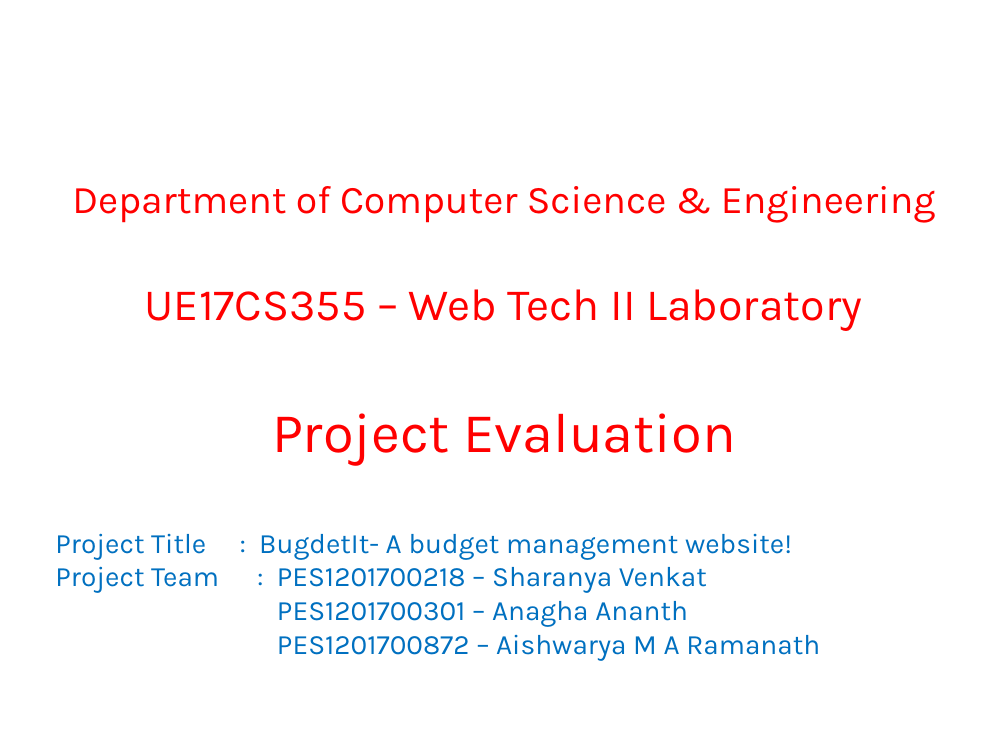
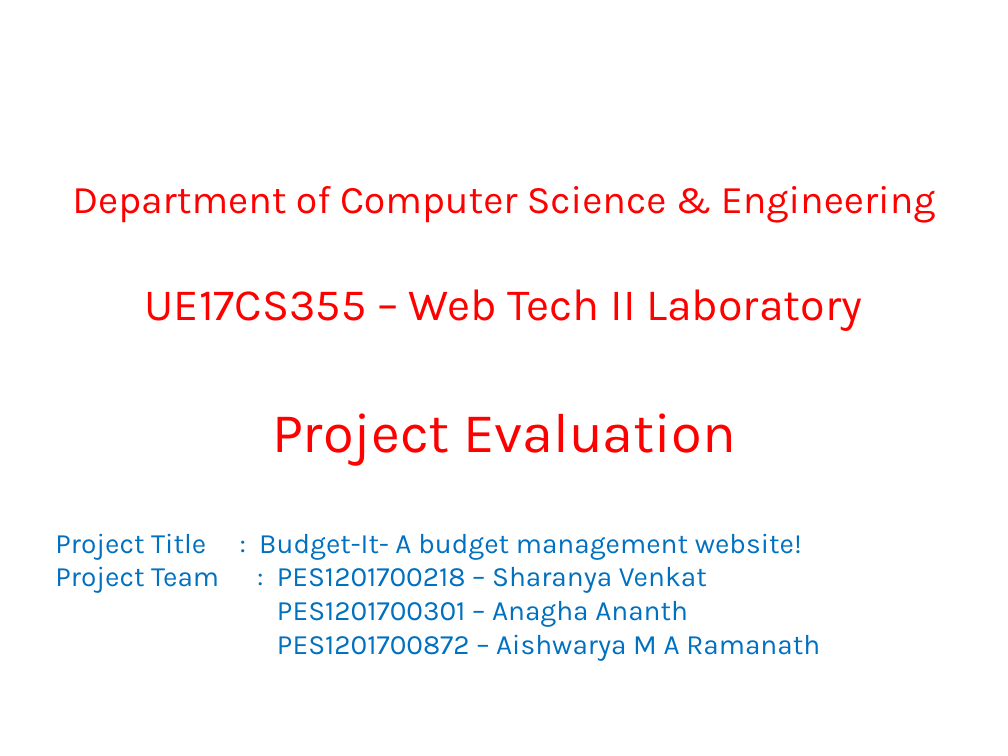
Before and after one commit to sharanyavenkat25/Budget-Management-System, a slide deck: slide 1 of WT-II Lab Project Report.pptx. Drawn at 1008x756 pixels with LibreOffice and Linux fonts; fonts in the diff are those of the drawing; background and template pictures are left out. Boxes give left, top, right and bottom in pixels: in the first picture for what was removed or moved away, otherwise in the second. Text is boxed around its words. In the diff, an @@ line names an element or a change of style, - is before the commit and + after.

```diff
--- a/WT-II Lab Project Report.pptx
+++ b/WT-II Lab Project Report.pptx
@@ text at [55, 533, 802, 560]: text changed @@
-Project Title : BugdetIt- A budget management website!
+Project Title : Budget-It- A budget management website!
```
Also in this commit, not shown: 2 other slides changed, 9 other files.
